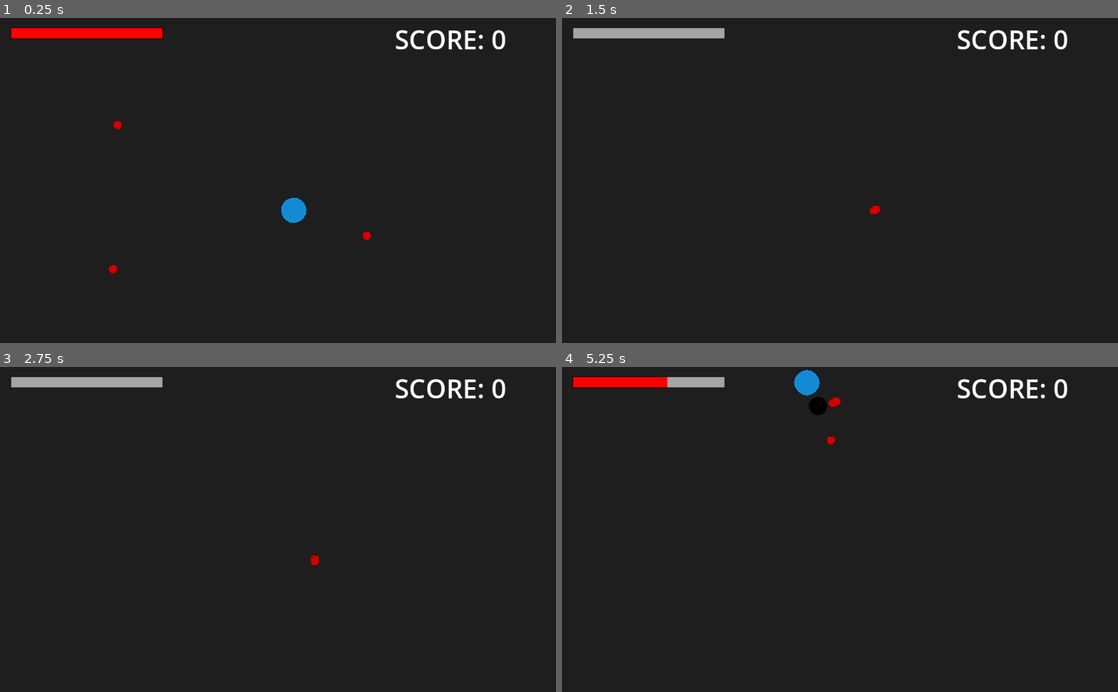
Above: before the commit, frames 1-4 (two rows, left to right).
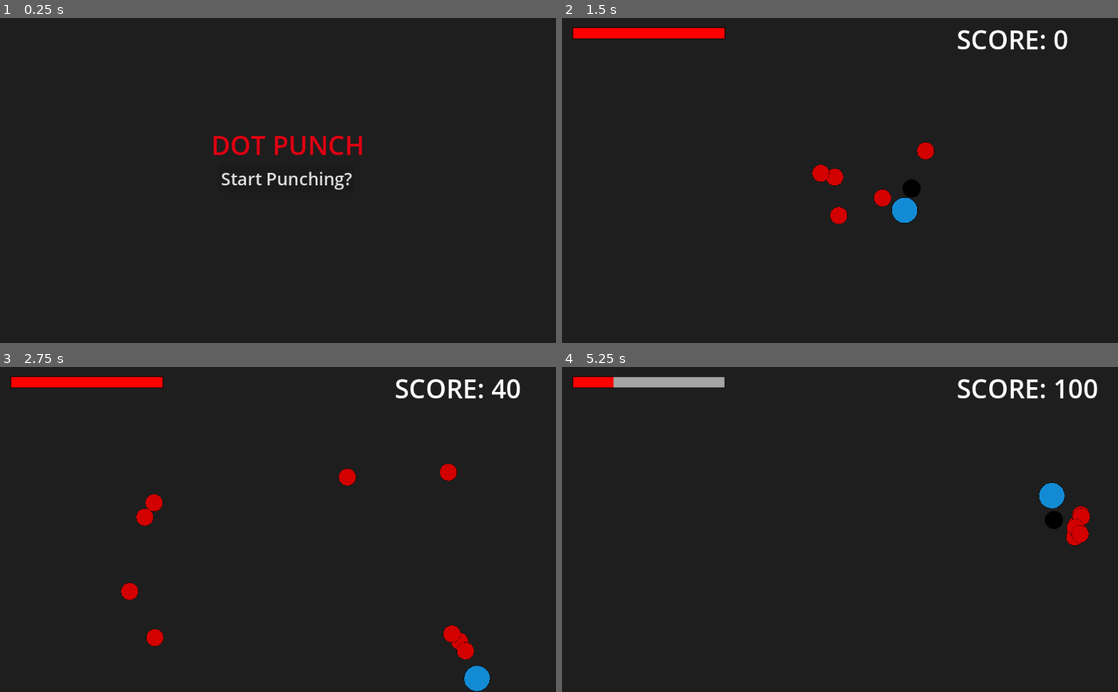
Above: after the commit, the same moments.

Repository: QuinnLeavitt/CSC-303-Final-Project
Game: Godot game, scene res://ui/start_menu.tscn
The game is run twice, just before and just after one commit, with the same random seed, the same clock (stepped at 60 frames per second) and the same inputs. Before the commit the project starts from res://level/game.tscn.
Inputs (mouse positions are in pixels of both pictures, inside the frame that each line leads up to):
- Up to frame 1 (0.25 s): no input
- Up to frame 2 (1.5 s): click (845, 177) at 0.5 s, where only the run after the commit has a clickable "Start Punching?"; move the mouse to (962, 164) at 1.27 s; press the mouse at (962, 164) at 1.28 s; hold D (move_right) from 1.28 s (still down)
- Up to frame 3 (2.75 s): move the mouse to (166, 545) at 2.02 s; release D (move_right) at 2.03 s; release the mouse at (166, 545) at 2.03 s; hold S (move_backward) from 2.03 s (still down); click (166, 545) at 2.1 s
- Up to frame 4 (5.25 s): move the mouse to (895, 458) at 2.77 s; release S (move_backward) at 2.78 s; press the mouse at (895, 458) at 2.78 s; hold D (move_right) 2.78-3.5 s; release the mouse at (895, 458) at 3.5 s; click (834, 536) at 3.5 s, where only the run before the commit has a clickable "RESTART"; move the mouse to (812, 594) at 4.27 s; hold W (move_forward) 4.28-5.03 s; click (812, 594) at 4.35 s; move the mouse to (1006, 578) at 5.02 s; press the mouse at (1006, 578) at 5.03 s; hold A (move_left) from 5.03 s (still down)

The runs differ from the first frame. In frame 1, 2.9% of the frame differs, in the area x 1-91%, y 2-79%; in frame 2, 2.1%; in frame 3, 2.6%; in frame 4, 1.9%.

Commit message:
created enemy spawner

Diff:
--- a/enemies/minions/basic_enemy.gd
+++ b/enemies/minions/basic_enemy.gd
@@ -37,7 +37,7 @@
 		while(is_player_hit and player.is_alive):
 			await get_tree().create_timer(.1).timeout
 			var playerBody = body
-			playerBody.take_damage(10)
+			playerBody.take_damage(5)
 
 
 func _on_hit_box_body_exited(body):
--- a/level/Game.gd
+++ b/level/Game.gd
@@ -1,6 +1,13 @@
 extends Node2D
 @onready var game_over_screen = $game_over_screen
-@onready var hud =$hud
+@onready var hud = $hud
+@onready var enemy_spawn_area = $player/EnemySpawnArea
+@onready var enemies = $Enemies
+@onready var only_once : bool = true
+
+signal spawn_enemies
+var enemy_number = 5
+var enemy_scene = preload("res://enemies/minions/basic_enemy.tscn")
 var score := 0:
 	set(value):
 		score = value
@@ -9,18 +16,47 @@
 # Called when the node enters the scene tree for the first time.
 func _ready():
 	score = 0
+	self.connect("spawn_enemies", _on_spawn_enemies)
 
 
 # Called every frame. 'delta' is the elapsed time since the previous frame.
 func _process(_delta):
-	pass
+	if(enemies.get_child_count() <= 3):
+		emit_signal("spawn_enemies")
+
 
 func _on_player_died():
 	await get_tree().create_timer(2).timeout
 	game_over_screen.visible = true
 
-
-
-
 func _on_basic_enemy_died():
 	score += 20
+
+func spawn_enemy(pos):
+	var e = enemy_scene.instantiate()
+	e.global_position = pos
+	e.connect("died", _on_basic_enemy_died)
+	enemies.call_deferred("add_child", e)
+	return e
+
+func place_enemies(enemy_count):
+	var screen_size = get_viewport_rect().size
+	for i in enemy_count:
+		var enemy_placed = false
+		while !enemy_placed:
+			var pos = Vector2(randf_range(0, screen_size.x), randf_range(0, screen_size.y))
+			var query_params = PhysicsPointQueryParameters2D.new()
+			query_params.set_position(pos)
+			query_params.set_collide_with_bodies(true)
+			query_params.set_collide_with_areas(true)
+			var result = get_world_2d().get_direct_space_state().intersect_point(query_params, 32)
+			if(result.is_empty()):
+				spawn_enemy(pos)
+				await get_tree().create_timer(5)
+				enemy_placed = true
+				break
+	enemy_number += 1
+
+func _on_spawn_enemies():
+	place_enemies(enemy_number)
+	await get_tree().create_timer(1).timeout
--- a/level/game.tscn
+++ b/level/game.tscn
@@ -2,9 +2,11 @@
 
 [ext_resource type="Script" path="res://level/Game.gd" id="1_0dsc7"]
 [ext_resource type="PackedScene" uid="uid://b0gtlja0y4b4h" path="res://player/player.tscn" id="2_sdx0n"]
-[ext_resource type="PackedScene" uid="uid://1tql7gtnjy2l" path="res://enemies/minions/basic_enemy.tscn" id="3_gpv7n"]
 [ext_resource type="PackedScene" uid="uid://bbqtt1kclfkuh" path="res://ui/game_over_screen.tscn" id="4_relea"]
 [ext_resource type="PackedScene" uid="uid://b2n6iyqm5fuf8" path="res://ui/hud.tscn" id="5_j63pa"]
+
+[sub_resource type="CircleShape2D" id="CircleShape2D_n30xa"]
+radius = 118.004
 
 [sub_resource type="RectangleShape2D" id="RectangleShape2D_8o3g4"]
 size = Vector2(1039, 20)
@@ -24,17 +26,13 @@
 [node name="player" parent="." instance=ExtResource("2_sdx0n")]
 position = Vector2(541, 355)
 
-[node name="basic_enemy" parent="." instance=ExtResource("3_gpv7n")]
-position = Vector2(125, 491)
-scale = Vector2(0.5, 0.5)
+[node name="EnemySpawnArea" type="Area2D" parent="player"]
+collision_layer = 32
+collision_mask = 4
 
-[node name="basic_enemy2" parent="." instance=ExtResource("3_gpv7n")]
-position = Vector2(138, 159)
-scale = Vector2(0.5, 0.5)
-
-[node name="basic_enemy3" parent="." instance=ExtResource("3_gpv7n")]
-position = Vector2(758, 431)
-scale = Vector2(0.5, 0.5)
+[node name="CollisionShape2D" type="CollisionShape2D" parent="player/EnemySpawnArea"]
+rotation = 0.00168908
+shape = SubResource("CircleShape2D_n30xa")
 
 [node name="game_over_screen" parent="." instance=ExtResource("4_relea")]
 visible = false
@@ -69,8 +67,6 @@
 position = Vector2(1035, 294)
 shape = SubResource("RectangleShape2D_tirbe")
 
-[connection signal="damaged" from="player" to="." method="_on_player_damaged"]
+[node name="Enemies" type="Node2D" parent="."]
+
 [connection signal="died" from="player" to="." method="_on_player_died"]
-[connection signal="died" from="basic_enemy" to="." method="_on_basic_enemy_died"]
-[connection signal="died" from="basic_enemy2" to="." method="_on_basic_enemy_died"]
-[connection signal="died" from="basic_enemy3" to="." method="_on_basic_enemy_died"]
--- a/player/basic_punch.gd
+++ b/player/basic_punch.gd
@@ -9,8 +9,6 @@
 	queue_free()
 
 func _on_body_entered(body):
-	print(body)
 	if body is Enemy:
-		print('hitting enemy')
 		var enemy = body
 		enemy.take_damage()
--- a/project.godot
+++ b/project.godot
@@ -11,7 +11,7 @@
 [application]
 
 config/name="csc-303-final"
-run/main_scene="res://level/game.tscn"
+run/main_scene="res://ui/start_menu.tscn"
 config/features=PackedStringArray("4.0", "GL Compatibility")
 config/icon="res://icon.svg"
 
@@ -56,6 +56,7 @@
 2d_physics/layer_3="enemy"
 2d_physics/layer_4="projectile"
 2d_physics/layer_5="fist"
+2d_physics/layer_6="enemy_spawn_area"
 
 [rendering]
 
--- /dev/null
+++ b/ui/start_menu.gd
@@ -0,0 +1,4 @@
+extends Control
+
+func _on_button_pressed():
+	get_tree().change_scene_to_file("res://level/game.tscn")
--- /dev/null
+++ b/ui/start_menu.tscn
@@ -0,0 +1,50 @@
+[gd_scene load_steps=4 format=3 uid="uid://c066cd6fvs4r8"]
+
+[ext_resource type="Script" path="res://ui/start_menu.gd" id="1_7yyy7"]
+
+[sub_resource type="LabelSettings" id="LabelSettings_l31gg"]
+font_size = 48
+font_color = Color(0.87451, 0, 0.0666667, 1)
+
+[sub_resource type="Theme" id="Theme_312ey"]
+default_font_size = 32
+
+[node name="start_menu" type="Control"]
+layout_mode = 3
+anchors_preset = 15
+anchor_right = 1.0
+anchor_bottom = 1.0
+grow_horizontal = 2
+grow_vertical = 2
+script = ExtResource("1_7yyy7")
+
+[node name="Label" type="Label" parent="."]
+layout_mode = 1
+anchors_preset = 15
+anchor_right = 1.0
+anchor_bottom = 1.0
+offset_left = 389.0
+offset_top = 201.0
+offset_right = -353.0
+offset_bottom = -329.0
+grow_horizontal = 2
+grow_vertical = 2
+text = "Dot Punch"
+label_settings = SubResource("LabelSettings_l31gg")
+uppercase = true
+
+[node name="Button" type="Button" parent="."]
+layout_mode = 1
+anchors_preset = 15
+anchor_right = 1.0
+anchor_bottom = 1.0
+offset_left = 435.0
+offset_top = 270.0
+offset_right = -405.0
+offset_bottom = -277.0
+grow_horizontal = 2
+grow_vertical = 2
+theme = SubResource("Theme_312ey")
+text = "Start Punching?"
+
+[connection signal="pressed" from="Button" to="." method="_on_button_pressed"]
Not shown, changed: export_presets.cfg
